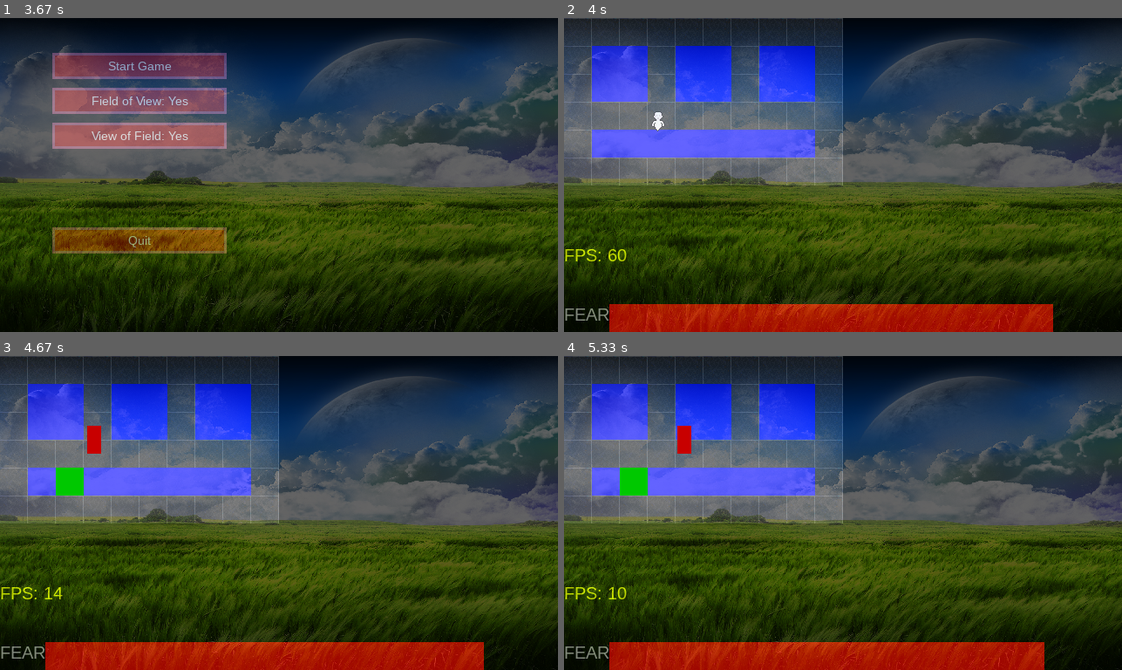
Above: before the commit, frames 1-4 (two rows, left to right).
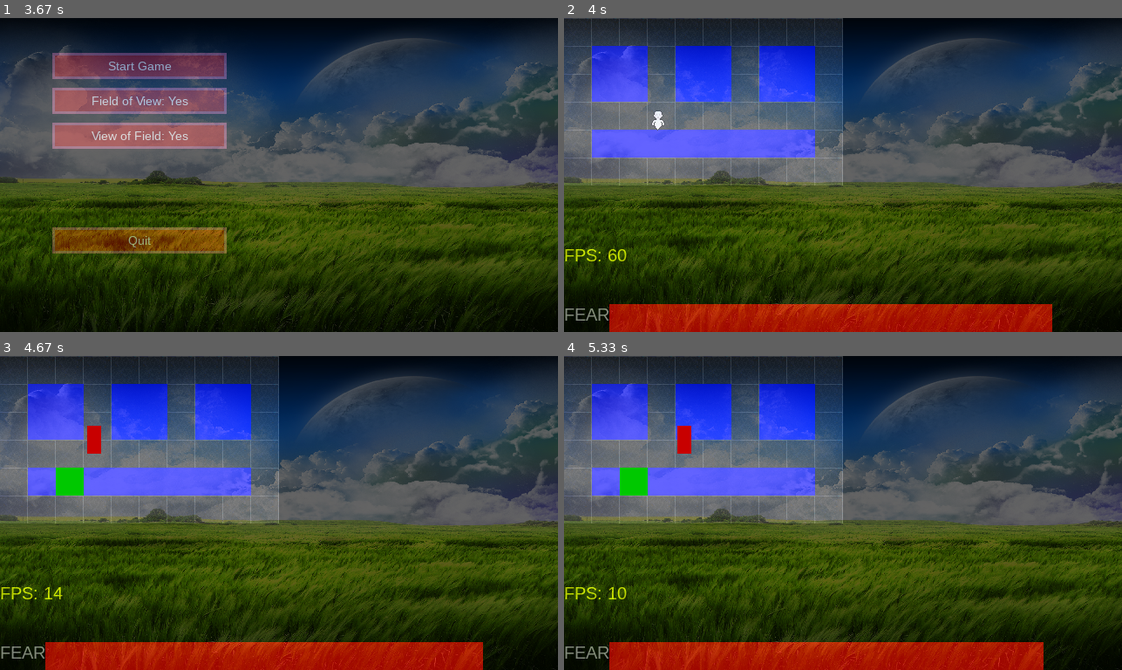
Above: after the commit, the same moments.

Repository: DiscoBizzle/Ghost-Simulator
Game: pygame game, started from ghost-simulator.py
Two runs of this game, one before a commit and one after it. Both use one fixed random seed, a clock stepped at 60 frames per second and the inputs below. The source is Python 2; it was converted automatically to run under Python 3.
Inputs (mouse positions are in pixels of both pictures, inside the frame that each line leads up to):
- Up to frame 1 (3.67 s): right-click (256, 187) at 0.38 s; hold Right 0.67-1.13 s; click (106, 127) at 2.22 s
- Up to frame 2 (4 s): click (697, 58) at 3.88 s
- Up to frame 3 (4.67 s): hold Up 4.17-4.53 s; hold Right from 4.57 s (still down)
- Up to frame 4 (5.33 s): release Right at 5.2 s; hold Down from 5.23 s (still down)

Frame 1 is identical in both runs. In frame 2, less than 0.1% of the frame differs, in the area x 15-88%, y 29-100%; in frame 3, less than 0.1%; in frame 4, less than 0.1%.

Commit message:
handle events first

Diff:
--- a/gslib/game.py
+++ b/gslib/game.py
@@ -82,6 +82,13 @@
     def gameLoop(self):
 
         while self.gameRunning:
+
+            # poll event queue
+            for event in pygame.event.get():
+                response = self.event_map.get(event.type)
+                if response is not None:
+                    response(event)
+
             if self.keys[pygame.K_ESCAPE] and self.GameState != CUTSCENE:
                 self.keys[pygame.K_ESCAPE] = False
                 self.GameState = MAIN_MENU
@@ -114,12 +121,6 @@
 
                     movie.play()
                     self.cutscene_started = True
-
-            # poll event queue
-            for event in pygame.event.get():
-                response = self.event_map.get(event.type)
-                if response is not None:
-                    response(event)
 
             if self.msPassed > 30:
                 self.update()
